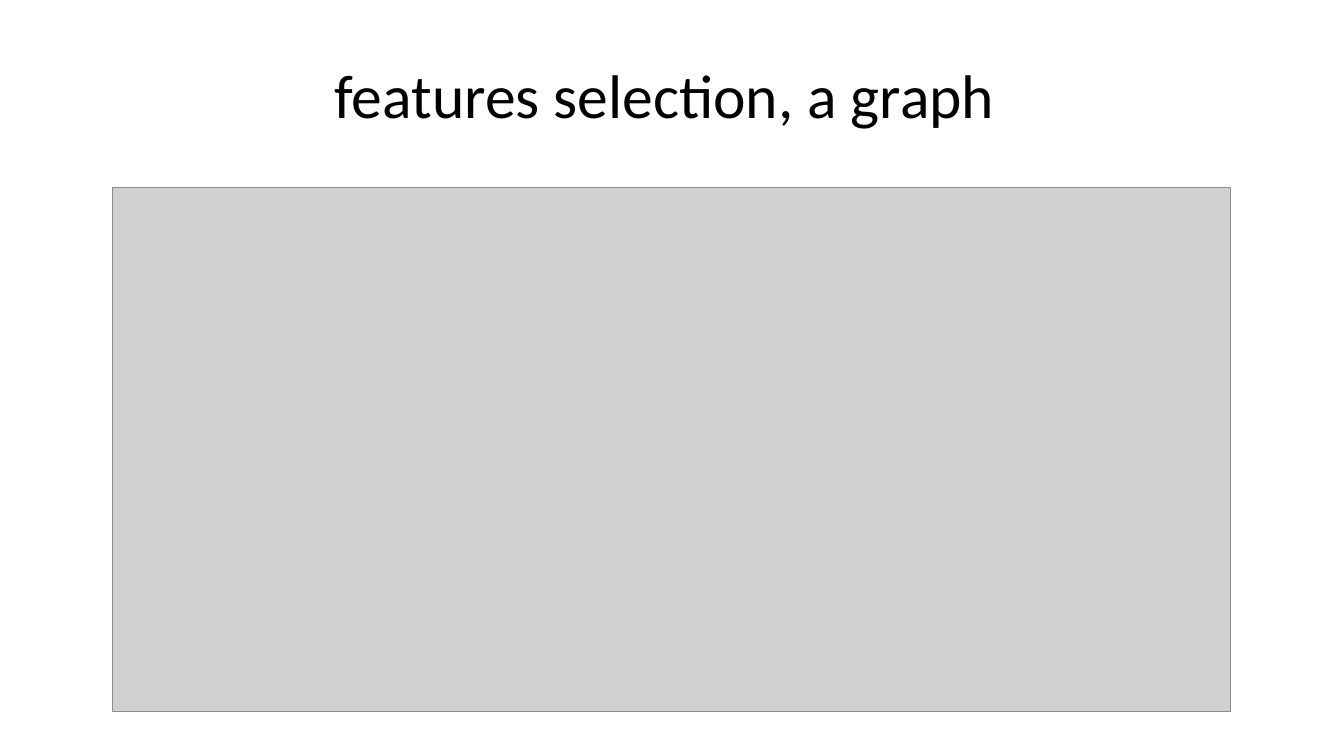
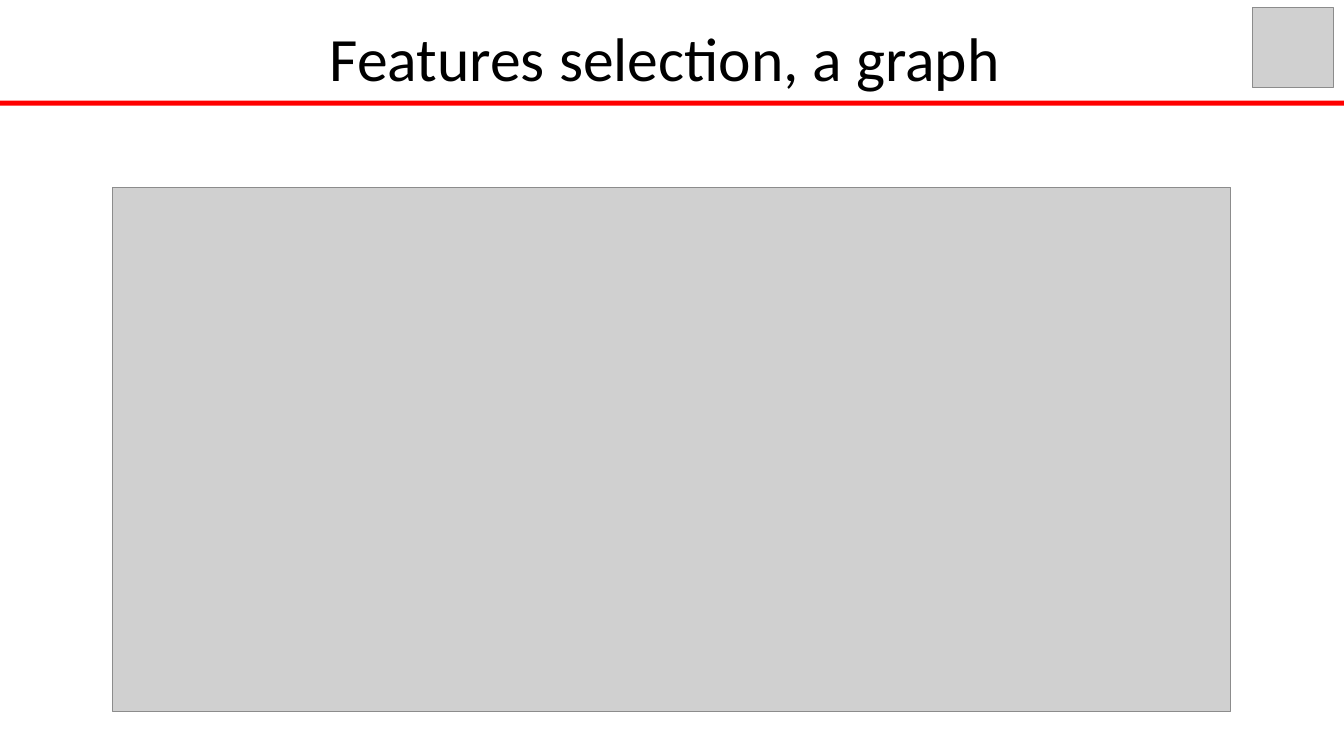
Before and after one commit to GiusTemp/kaggleunibo, a slide deck: slide 8 of slides/earthquakePrediction.pptx. Drawn at 1344x756 pixels with LibreOffice and Linux fonts; fonts in the diff are those of the drawing; grey boxes stand for pictures; background and template pictures are left out. Boxes give left, top, right and bottom in pixels: in the first picture for what was removed or moved away, otherwise in the second. Text is boxed around its words. In the diff, an @@ line names an element or a change of style, - is before the commit and + after.

```diff
--- a/slides/earthquakePrediction.pptx
+++ b/slides/earthquakePrediction.pptx
@@ picture added at [1253,7,1334,88] @@
@@ text at [330,38,999,92]: text changed @@
-features selection, a graph
+Features selection, a graph
@@ rectangle added at [0,101,1344,106], fill #FF0000 @@
```
Also in this commit, not shown: 14 other slides changed.
